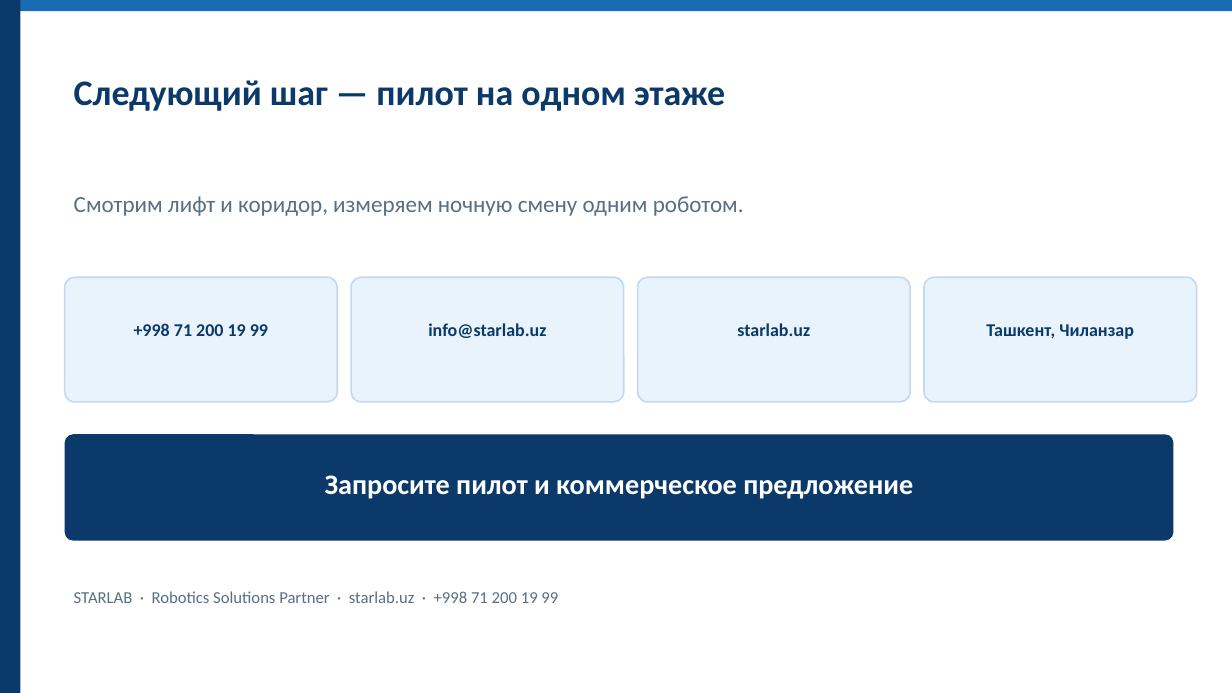
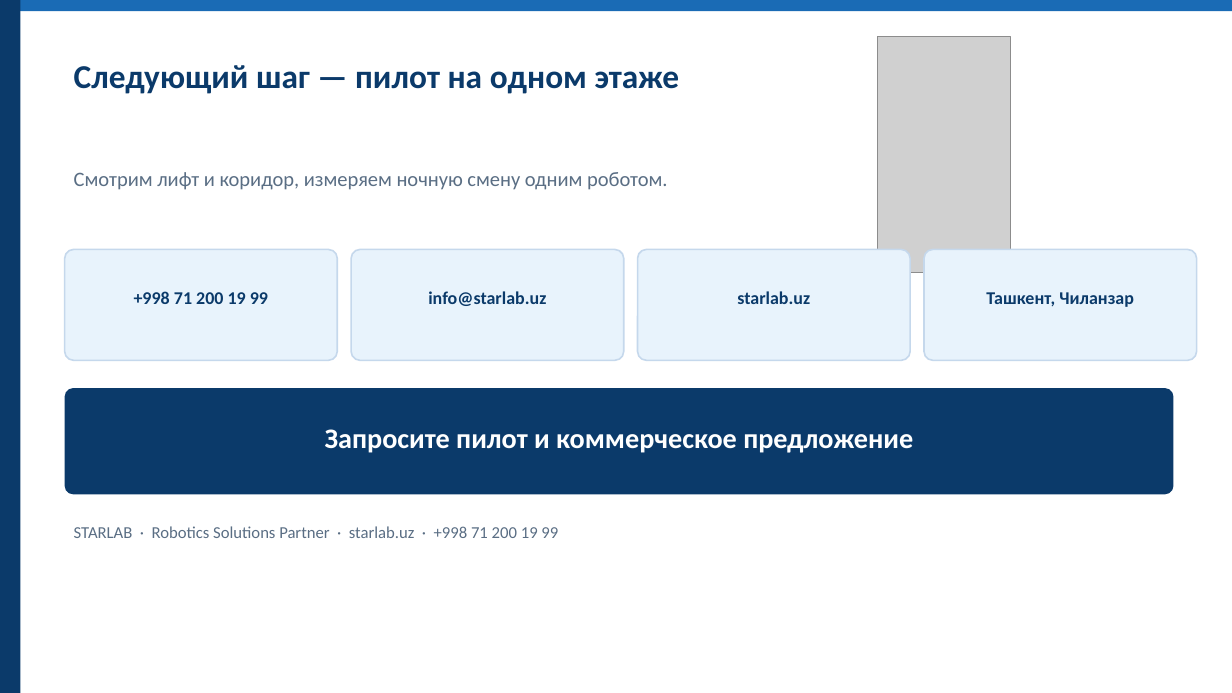
Before and after one commit to Musobek0809/moliya-bot, a slide deck: slide 15 of presentations/ROBOSANT_Mehmonxona_RU.pptx. Drawn at 1232x693 pixels with LibreOffice and Linux fonts; fonts in the diff are those of the drawing; grey boxes stand for pictures. Boxes give left, top, right and bottom in pixels: in the first picture for what was removed or moved away, otherwise in the second. Text is boxed around its words. In the diff, an @@ line names an element or a change of style, - is before the commit and + after.

```diff
--- a/presentations/ROBOSANT_Mehmonxona_RU.pptx
+++ b/presentations/ROBOSANT_Mehmonxona_RU.pptx
@@ text "Следующий шаг — пилот на ..." moved from (x1=74, y1=80, x2=725, y2=111) to (x1=74, y1=65, x2=680, y2=94) @@
@@ text "Следующий шаг — пилот на ..." at (x1=74, y1=65, x2=680, y2=94): size 28 to 26 pt @@
@@ picture added at (x1=878, y1=37, x2=1010, y2=273) @@
@@ text "Смотрим лифт и коридор, измеряем ..." moved from (x1=74, y1=196, x2=744, y2=216) to (x1=74, y1=172, x2=668, y2=190) @@
@@ text "Смотрим лифт и коридор, измеряем ..." at (x1=74, y1=172, x2=668, y2=190): size 18 to 16 pt @@
@@ rounded rectangle resized from (x1=65, y1=277, x2=337, y2=402) to (x1=65, y1=250, x2=337, y2=360) @@
@@ rounded rectangle resized from (x1=351, y1=277, x2=624, y2=402) to (x1=351, y1=250, x2=624, y2=360) @@
@@ rounded rectangle resized from (x1=638, y1=277, x2=910, y2=402) to (x1=638, y1=250, x2=910, y2=360) @@
@@ rounded rectangle resized from (x1=924, y1=277, x2=1197, y2=402) to (x1=924, y1=250, x2=1197, y2=360) @@
@@ 4 texts moved together from (x1=134, y1=323, x2=1134, y2=339) to (x1=134, y1=291, x2=1134, y2=307) @@
@@ rounded rectangle moved from (x1=65, y1=434, x2=1174, y2=541) to (x1=65, y1=388, x2=1174, y2=494) @@
@@ text "Запросите пилот и коммерческое предложение" moved from (x1=325, y1=475, x2=913, y2=499) to (x1=325, y1=429, x2=913, y2=453) @@
@@ text "STARLAB · Robotics Solutions Partner ..." moved from (x1=74, y1=591, x2=558, y2=603) to (x1=74, y1=526, x2=558, y2=538) @@
```
Also in this commit, not shown: 6 other slides changed, 29 other files.
